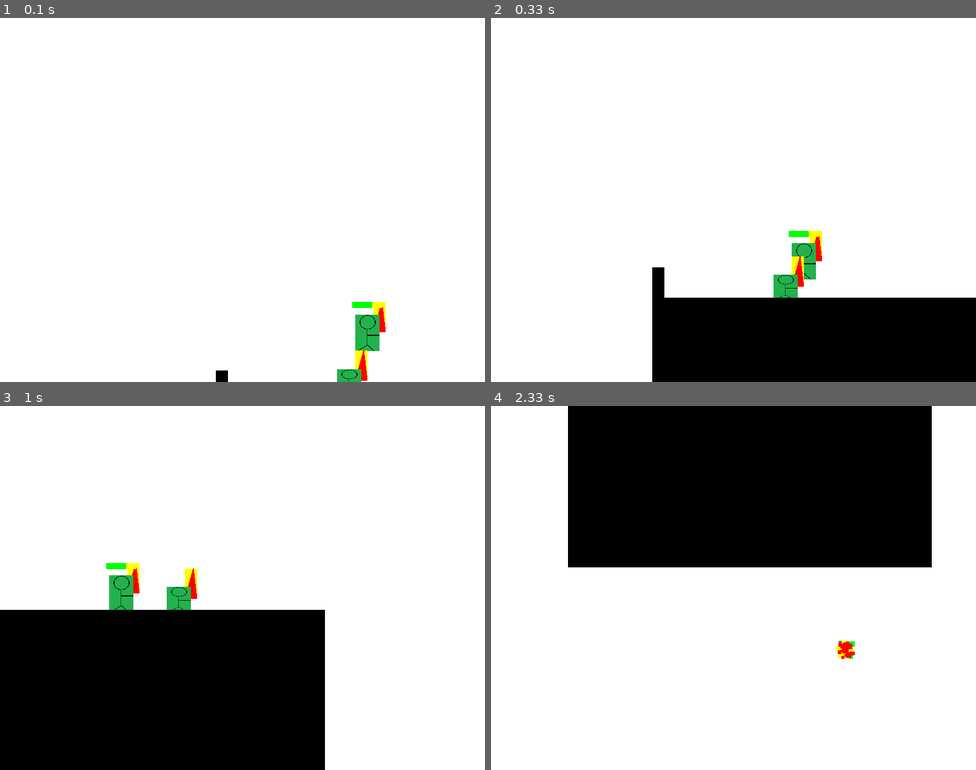
Above: before the commit, frames 1-4 (two rows, left to right).
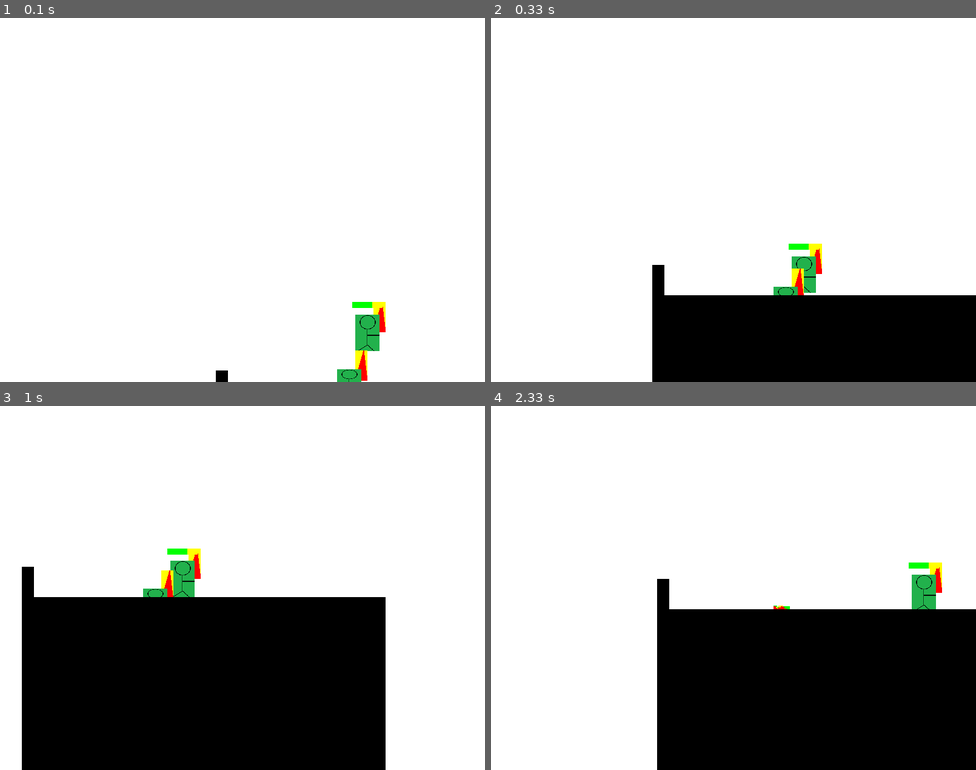
Above: after the commit, the same moments.

Repository: salfk23/2drpg_pygame
Game: pygame game, started from main.py
The game is run twice, just before and just after one commit, with the same random seed, the same clock (stepped at 60 frames per second) and the same inputs.
Inputs:
- Up to frame 1 (0.1 s): no input
- Up to frame 2 (0.33 s): no input
- Up to frame 3 (1 s): hold D 0.33-0.8 s; hold W from 0.83 s (still down); tap J at 0.9 s
- Up to frame 4 (2.33 s): release W at 1.13 s; hold D 1.17-1.63 s; tap J at 1.23, 1.53, 1.73, 2.03, 2.3 s; hold A 1.67-2.2 s; hold S from 2.23 s (still down)

Frame 1 is identical in both runs. In frame 2, 1.3% of the frame differs, in the area x 33-100%, y 58-77%; in frame 3, 12%; in frame 4, 63%, in the area x 15-100%, y 0-100%.

Commit message:
Collision detection breakthrough (Down bug)

Diff:
--- a/game_engine/entities/entity.py
+++ b/game_engine/entities/entity.py
@@ -78,12 +78,22 @@
 
       if has_collided:
         collided[direction].append(near)
-        if direction == Direction.UP or direction == Direction.DOWN:
+        if direction == Direction.UP:
           new_position.y = old_position.y
-          # if self.rect.bottom - near.rect.top > 2:
-          #   new_position.y = near.rect.top - self.size[1] +1
-        if direction == Direction.LEFT or direction == Direction.RIGHT:
+          for entity in collided[direction]:
+            new_position.y = entity.rect.bottom if entity.rect.bottom > new_position.y else new_position.y
+        if direction == Direction.DOWN:
+          new_position.y = old_position.y
+          for entity in collided[direction]:
+            new_position.y = entity.rect.top if entity.rect.top < new_position.y else new_position.y
+        if direction == Direction.RIGHT:
           new_position.x = old_position.x
+          for entity in collided[direction]:
+            new_position.x = entity.rect.right if entity.rect.right > new_position.x else new_position.x
+        if direction == Direction.LEFT:
+          new_position.x = old_position.x
+          for entity in collided[direction]:
+            new_position.x = entity.rect.left if entity.rect.left < new_position.x else new_position.x
     return new_position, collided
 
   def on_position_change(self):
@@ -150,16 +160,23 @@
       x_diff = x1 - x2
       y_diff = y1 - y2
 
+
       angle = math.degrees(math.atan2(y_diff, x_diff))
       if angle < 0:  angle += 360
 
-      if angle >= 45 and angle < 135:
+      collided_angle_x = other.rect.height / (other.rect.height + other.rect.width) * 90
+      collided_angle_y = other.rect.width / (other.rect.height + other.rect.width) * 90
+
+      if self.name == "MovableBox" and other.name == "Tile":
+        print("Player collided with tile")
+
+      if angle < 270 + collided_angle_y and angle >= 270 - collided_angle_y:
+        direction = Direction.DOWN
+      elif angle < 180 + collided_angle_x and angle >= 180 - collided_angle_x:
+        direction = Direction.LEFT
+      elif angle < 90 + collided_angle_y and angle >= 90 - collided_angle_y:
         direction = Direction.UP
-      elif angle >= 135 and angle < 225:
-        direction = Direction.LEFT
-      elif angle >= 225 and angle < 315:
-        direction = Direction.DOWN
-      elif angle >= 315 or angle < 45:
+      elif angle < 0 + collided_angle_x or angle >= 360 - collided_angle_x:
         direction = Direction.RIGHT
     return collided, direction
 
